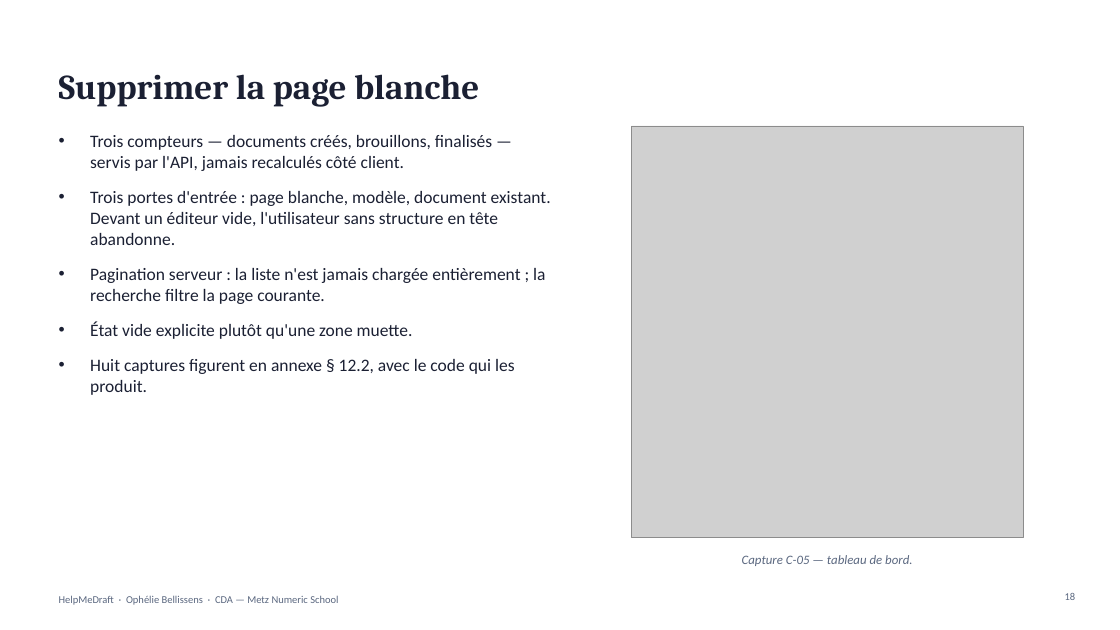
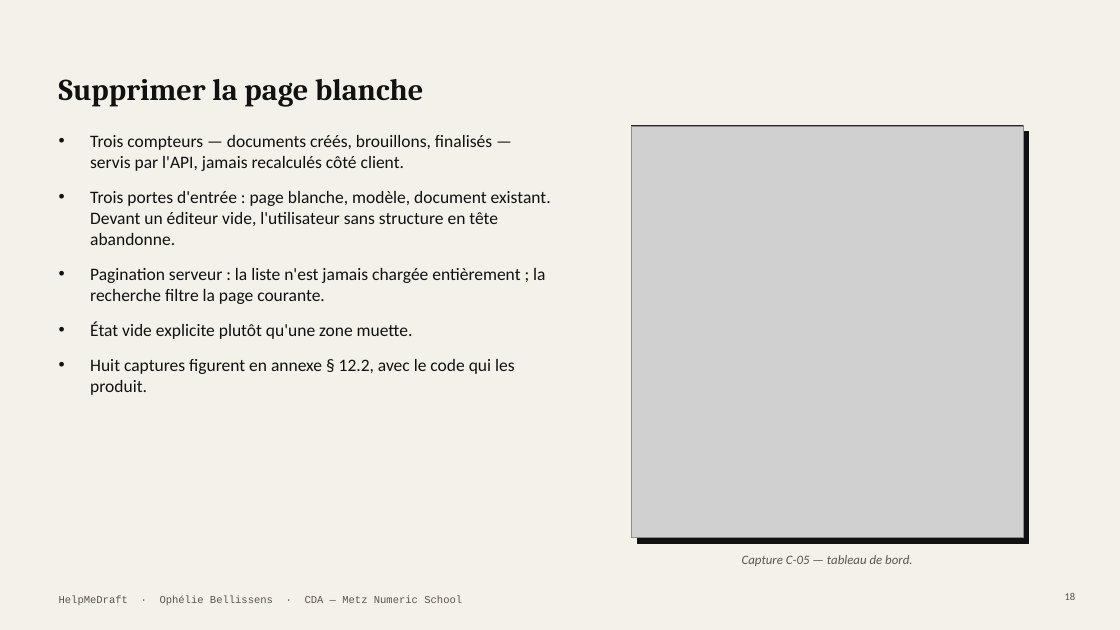
Before and after one commit to Equinoxya/HelpMeDraft---projet-fil-rouge, a slide deck: slide 18 of docs/Soutenance-HelpMeDraft.pptx. Drawn at 1120x630 pixels with LibreOffice and Linux fonts; fonts in the diff are those of the drawing; grey boxes stand for pictures. Boxes give left, top, right and bottom in pixels: in the first picture for what was removed or moved away, otherwise in the second. Text is boxed around its words. In the diff, an @@ line names an element or a change of style, - is before the commit and + after.

```diff
--- a/docs/Soutenance-HelpMeDraft.pptx
+++ b/docs/Soutenance-HelpMeDraft.pptx
@@ background #FFFFFF to #F4F1EA @@
@@ title "Supprimer la page blanche" at (x1=59, y1=79, x2=423, y2=107): size 30 to 26 pt, text colour #1B2033 to #111111 @@
@@ text "Trois compteurs — documents créés, ..." at (x1=90, y1=135, x2=551, y2=395): text colour #1B2033 to #111111 @@
@@ rectangle added at (x1=632, y1=126, x2=1023, y2=538), fill #FFFFFF, outline #111111 1.25 pt @@
@@ rectangle added at (x1=638, y1=132, x2=1029, y2=544), fill #111111, outline #111111 0.75 pt @@
@@ text "Capture C-05 — tableau de ..." at (x1=742, y1=555, x2=912, y2=566): text colour #5B6880 to #5A554C @@
@@ text "HelpMeDraft · Ophélie Bellissens · ..." at (x1=59, y1=595, x2=462, y2=605): font Calibri to Courier New, text colour #5B6880 to #5A554C @@
@@ page number at (x1=1065, y1=593, x2=1076, y2=600): text colour #5B6880 to #5A554C @@
```
Also in this commit, not shown: 28 other slides changed, 3 other files.
